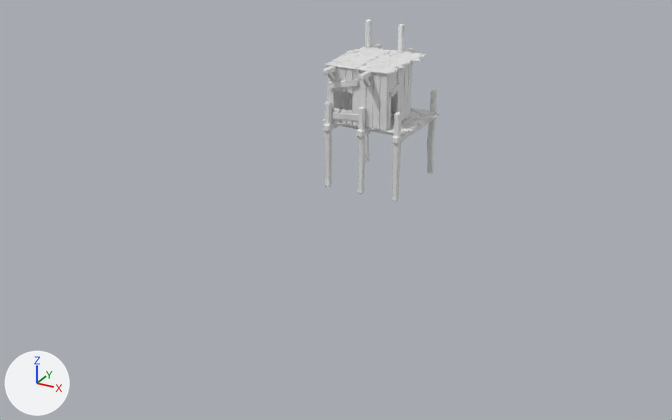
An edit to the Blender file L01_Sea_Shack_Tutorial/MySeaShack.blend, drawn before and after from the same camera.
Rendered twice from a 50 mm lens placed at (18.1, -34.4, 13.0), pointed at (0.3, -2.1, -3.2). The axes (+X, +Y, +Z) are drawn at lower left. The lights are the same throughout.

Names of what the first picture shows: 'Collum_Vertical.001'.
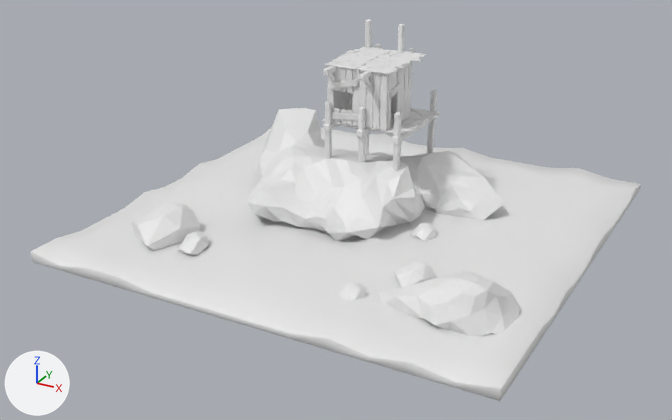
Commit message: 🏝 Added Stones Sand and Sea

Edits to the scene script, one JSON object a line:
```json
{"op": "add", "block": "me_icosphere_006", "code": ["me_icosphere_006 = bpy.data.meshes.new('Icosphere.006')", "me_icosphere_006.from_pydata(...)  # 26 vertices, 48 faces; spans x -1.28..1.25, y -1.85..0.9, z -0.47..1.21"]}
{"op": "add", "block": "me_icosphere_005", "code": ["me_icosphere_005 = bpy.data.meshes.new('Icosphere.005')", "me_icosphere_005.from_pydata(...)  # 26 vertices, 48 faces; spans x -1.57..1.08, y -1.88..0.87, z -0.74..0.88"]}
{"op": "add", "block": "me_icosphere_004", "code": ["me_icosphere_004 = bpy.data.meshes.new('Icosphere.004')", "me_icosphere_004.from_pydata(...)  # 26 vertices, 48 faces; spans x -1.7..1.08, y -1.88..0.87, z -0.94..0.85"]}
{"op": "add", "block": "me_icosphere_002", "code": ["me_icosphere_002 = bpy.data.meshes.new('Icosphere.002')", "me_icosphere_002.from_pydata(...)  # 26 vertices, 48 faces; spans x -1.7..1.08, y -1.88..0.87, z -0.81..0.85"]}
{"op": "add", "block": "me_icosphere_001", "code": ["me_icosphere_001 = bpy.data.meshes.new('Icosphere.001')", "me_icosphere_001.from_pydata(...)  # 87 vertices, 170 faces; spans x -3.2..2.05, y -1.93..1.41, z -0.64..1.34"]}
{"op": "add", "block": "me_icosphere", "code": ["me_icosphere = bpy.data.meshes.new('Icosphere')", "me_icosphere.from_pydata(...)  # 488 vertices, 972 faces; spans x -3.83..9.41, y -4.54..4.71, z -1.4..2.23"]}
{"op": "add", "block": "me_cube_156", "code": ["me_cube_156 = bpy.data.meshes.new('Cube.156')", "me_cube_156.from_pydata(...)  # 536 vertices, 538 faces; spans x -10.1..10.1, y -10.1..10.1, z -0.1..0.4", "me_cube_156.polygons.foreach_set('use_smooth', [True] * 538)"]}
{"op": "add", "block": "ob_basicstone_004", "code": ["ob_basicstone_004 = bpy.data.objects.new('BasicStone.004', me_icosphere_006)", "ob_basicstone_004.location = (3.85, -0.66, -4.12)", "ob_basicstone_004.rotation_euler = (0.0222, -0.418, 0.273)  # degrees (1.3, -24, 16)", "ob_basicstone_004.scale = (0.408, 0.408, 0.408)"]}
{"op": "add", "block": "ob_basicstone_003", "code": ["ob_basicstone_003 = bpy.data.objects.new('BasicStone.003', me_icosphere_005)", "ob_basicstone_003.location = (3.78, -7.11, -3.89)", "ob_basicstone_003.rotation_euler = (0.0222, -0.418, 0.273)  # degrees (1.3, -24, 16)", "ob_basicstone_003.scale = (0.408, 0.408, 0.408)"]}
{"op": "add", "block": "ob_basicstone_002", "code": ["ob_basicstone_002 = bpy.data.objects.new('BasicStone.002', me_icosphere_004)", "ob_basicstone_002.location = (5.46, -4.86, -3.73)", "ob_basicstone_002.rotation_euler = (0.0862, -0.026, -0.244)  # degrees (4.9, -1.5, -14)", "ob_basicstone_002.scale = (0.563, 0.563, 0.563)"]}
{"op": "add", "block": "ob_basicstone_001", "code": ["ob_basicstone_001 = bpy.data.objects.new('BasicStone.001', me_icosphere_005.copy())", "ob_basicstone_001.location = (-3.91, -6.61, -3.81)", "ob_basicstone_001.rotation_euler = (-0.0191, -0.551, 0.361)  # degrees (-1.1, -32, 21)", "ob_basicstone_001.scale = (0.495, 0.495, 0.495)"]}
{"op": "add", "block": "ob_basicstone", "code": ["ob_basicstone = bpy.data.objects.new('BasicStone', me_icosphere_002)", "ob_basicstone.location = (-5.5, -5.95, -3.56)"]}
{"op": "add", "block": "ob_smallstone", "code": ["ob_smallstone = bpy.data.objects.new('SmallStone', me_icosphere_001)", "ob_smallstone.location = (7.85, -5.82, -3.72)"]}
{"op": "add", "block": "ob_bigstone", "code": ["ob_bigstone = bpy.data.objects.new('BigStone', me_icosphere)", "ob_bigstone.location = (-3.16, 0.78, -2.97)"]}
{"op": "add", "block": "ob_sand", "code": ["ob_sand = bpy.data.objects.new('Sand', me_cube_156)", "ob_sand.location = (0.69, -0.37, -4.26)"]}
```

Where the change shows, as pixel boxes [x1, y1, x2, y2] in the pictures (672 x 420 px):
```json
{"object": "Sand", "change": "added", "after": [31, 127, 641, 401]}
{"object": "BigStone", "change": "added", "after": [247, 108, 504, 241]}
{"object": "SmallStone", "change": "added", "after": [379, 271, 520, 336]}
{"object": "BasicStone", "change": "added", "after": [132, 203, 201, 251]}
{"object": "BasicStone.002", "change": "added", "after": [393, 261, 436, 288]}
{"object": "BasicStone.001", "change": "added", "after": [177, 231, 209, 255]}
{"object": "BasicStone.003", "change": "added", "after": [340, 282, 366, 300]}
{"object": "BasicStone.004", "change": "added", "after": [411, 222, 436, 241]}
```
